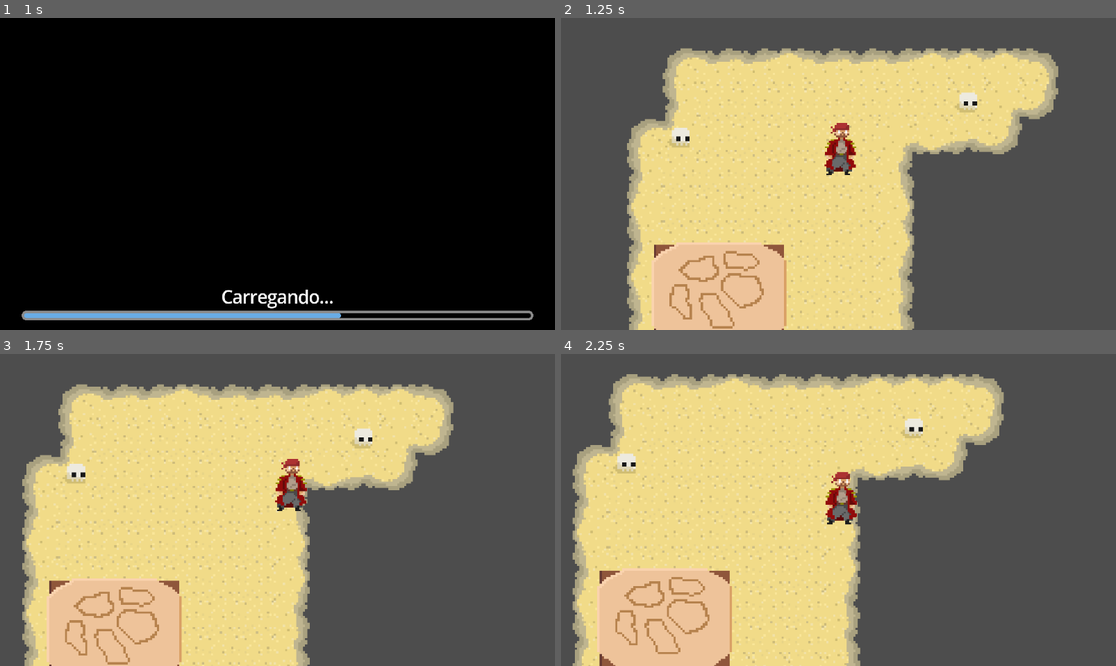
Above: before the commit, frames 1-4 (two rows, left to right).
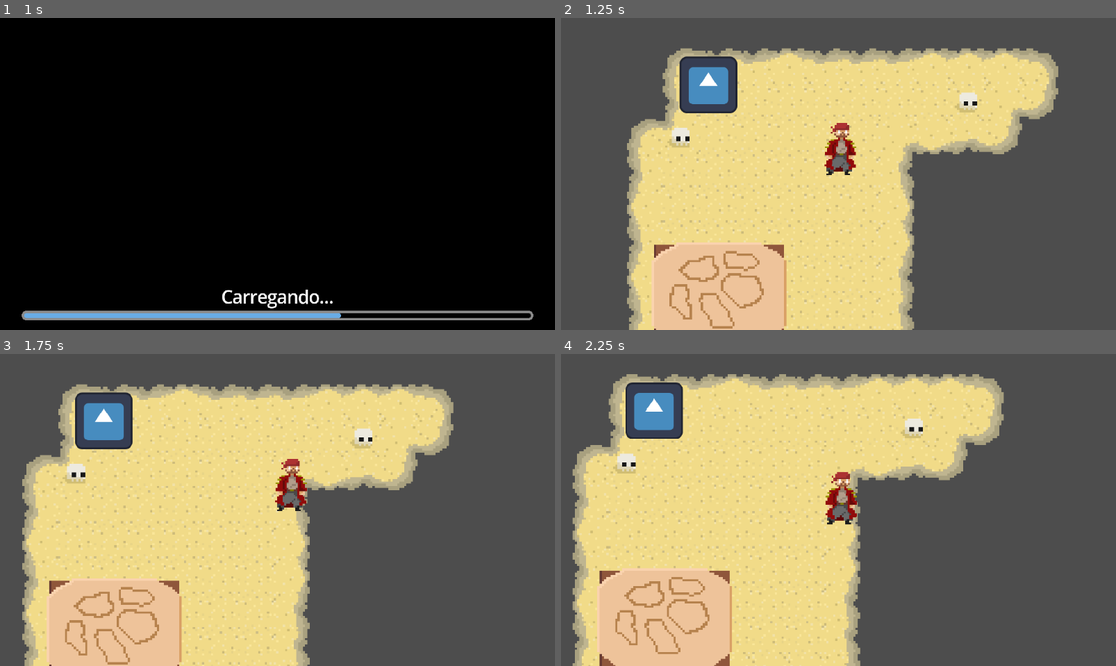
Above: after the commit, the same moments.

Repository: joaohprates/bugfeatfp
Game: Godot game, scene res://Scenes/Tela_Inicial.tscn
Two runs of this game, one before a commit and one after it. Both use one fixed random seed, a clock stepped at 60 frames per second and the inputs below. The engine's default icon, where the game draws it, is replaced by a stand-in: a white triangle on a blue panel in a dark square.
Inputs (mouse positions are in pixels of both pictures, inside the frame that each line leads up to):
- Up to frame 1 (1 s): click "JOGAR" at 0.5 s
- Up to frame 2 (1.25 s): no input
- Up to frame 3 (1.75 s): move the mouse to (399, 494) at 1.27 s; hold D (RIGHT) from 1.28 s (still down); tap E (Interact) at 1.35 s
- Up to frame 4 (2.25 s): move the mouse to (727, 525) at 2.02 s; release D (RIGHT) at 2.03 s; hold S (DOWN) from 2.03 s (still down); tap Shift (Anchor) at 2.1 s

Frame 1 is identical in both runs. In frame 2, 1.9% of the frame differs, in the area x 21-32%, y 12-31%; in frame 3, 1.9%; in frame 4, 1.9%.

Commit message:
008 - Implementação do sistema de diálogo

Diff:
--- a/BOAT-Prototype/Enemy.gd
+++ b/BOAT-Prototype/Enemy.gd
@@ -18,6 +18,13 @@
 var last_dir = 0
 var new_dir = 0
 
+var cannonBall = preload("res://Entities/cannonBall.tscn")
+var can_shoot_left = true
+var can_shoot_right = true
+@export var shoot_cooldown = 0.5
+var foe_on_r_aim = false
+var foe_on_l_aim = false
+
 @onready var det_zone = get_node("Detec_Area")
 @onready var mk = get_node("Mark")
 @onready var helm = get_node("Helm")
@@ -29,6 +36,10 @@
 	$Inner_Combat_Zone.area_exited.connect(_p_out_ic_zone)
 	$Outer_Combat_Zone.area_entered.connect(_p_in_oc_zone)
 	$Outer_Combat_Zone.area_exited.connect(_p_out_oc_zone)
+	#$RightAim.area_entered.connect(foe_on_right_a)
+	#$RightAim.area_exited.connect(foe_out_right_a)
+	#$LeftAim.area_entered.connect(foe_on_left_a)
+	#$LeftAim.area_exited.connect(foe_out_left_a)
 
 
 func _process(delta: float) -> void:
@@ -68,6 +79,15 @@
 		last_dir = 5
 	if new_dir != last_dir:
 		t_speed = 0
+
+	if foe_on_r_aim and can_shoot_right:
+		rightFire()
+	if foe_on_l_aim and can_shoot_left:
+		leftFire()
+	if $LeftAim.is_colliding() and can_shoot_left:
+		leftFire()
+	if $RightAim.is_colliding() and can_shoot_right:
+		rightFire()
 func _move():
 	speed += accel
 	speed = clamp(speed, 0, max_speed)
@@ -86,13 +106,68 @@
 func _player_a_vista (area: Area2D):
 	state = State.COMBAT
 
+func leftFire():
+	if not can_shoot_left:
+		return
+	can_shoot_left = false
+
+	var left_shoot_points = [$Left_Shoot, $Left_Shoot2, $Left_Shoot3]
+
+	for lpoint in left_shoot_points:
+		var shoot = cannonBall.instantiate()
+		shoot.dir = rotation + PI
+		shoot.pos = lpoint.global_position
+		shoot.rota = global_rotation + PI
+		get_parent().add_child(shoot)
+
+	_start_shoot_cooldown("left")
+
+func rightFire():
+	if not can_shoot_right:
+		return
+	can_shoot_right = false
+
+	var right_shoot_points = [$Right_Shoot, $Right_Shoot2, $Right_Shoot3]
+
+	for rpoint in right_shoot_points:
+		var shoot = cannonBall.instantiate()
+		shoot.dir = rotation
+		shoot.pos = rpoint.global_position
+		shoot.rota = global_rotation
+		get_parent().add_child(shoot)
+
+	_start_shoot_cooldown("right")
+
+func _start_shoot_cooldown(side: String):
+	var timer = Timer.new()
+	timer.wait_time = shoot_cooldown
+	timer.one_shot = true
+	timer.autostart = true
+	timer.timeout.connect(func():
+		if side == "left":
+			can_shoot_left = true
+		elif side == "right":
+			can_shoot_right = true
+		timer.queue_free()
+	)
+	add_child(timer)
+
+'''
+func foe_on_left_a(area : Area2D):
+	foe_on_l_aim = true
+func foe_out_left_a(area : Area2D):
+	foe_on_l_aim = false
+func foe_on_right_a(area : Area2D):
+	foe_on_r_aim = true
+func foe_out_right_a(area : Area2D):
+	foe_on_r_aim = false
+'''
+
 func _p_on_ic_zone(area : Area2D):
 	too_close = true
 func _p_out_ic_zone(area : Area2D):
 	too_close = false
 func _p_in_oc_zone(area : Area2D):
 	too_far = false
-	print('inzone')
 func _p_out_oc_zone(area : Area2D):
 	too_far = true
-	print('outofzone')
--- a/BOAT-Prototype/Entities/Enemy.tscn
+++ b/BOAT-Prototype/Entities/Enemy.tscn
@@ -48,15 +48,52 @@
 
 [node name="Outer_Combat_Zone" type="Area2D" parent="."]
 collision_layer = 0
+collision_mask = 4
 
 [node name="CollisionShape2D" type="CollisionShape2D" parent="Outer_Combat_Zone"]
 shape = SubResource("CircleShape2D_s5jqb")
 
 [node name="Inner_Combat_Zone" type="Area2D" parent="."]
 collision_layer = 0
+collision_mask = 4
 
 [node name="CollisionShape2D2" type="CollisionShape2D" parent="Inner_Combat_Zone"]
 shape = SubResource("CircleShape2D_v5eek")
 debug_color = Color(0.879525, 0.000370607, 0.824685, 0.42)
 
+[node name="Right_Shoot" type="Node2D" parent="."]
+position = Vector2(115, -14)
+
+[node name="Right_Shoot3" type="Node2D" parent="."]
+position = Vector2(115, 14)
+
+[node name="Right_Shoot2" type="Node2D" parent="."]
+position = Vector2(115, -47)
+
+[node name="Left_Shoot" type="Node2D" parent="."]
+position = Vector2(-115, -14)
+scale = Vector2(-1, -1)
+
+[node name="Left_Shoot2" type="Node2D" parent="."]
+position = Vector2(-115, 14)
+scale = Vector2(-1, -1)
+
+[node name="Left_Shoot3" type="Node2D" parent="."]
+position = Vector2(-115, -47)
+scale = Vector2(-1, -1)
+
+[node name="LeftAim" type="RayCast2D" parent="."]
+position = Vector2(-130, 0)
+target_position = Vector2(-700, 0)
+collision_mask = 4
+collide_with_areas = true
+collide_with_bodies = false
+
+[node name="RightAim" type="RayCast2D" parent="."]
+position = Vector2(65, 0)
+target_position = Vector2(700, 0)
+collision_mask = 4
+collide_with_areas = true
+collide_with_bodies = false
+
 [connection signal="area_entered" from="Detec_Area" to="." method="_on_detec_area_area_entered"]
--- a/BOAT-Prototype/Entities/b_player.tscn
+++ b/BOAT-Prototype/Entities/b_player.tscn
@@ -26,16 +26,17 @@
 texture = ExtResource("3_gur1r")
 
 [node name="Camera2D" type="Camera2D" parent="."]
+zoom = Vector2(0.5, 0.5)
 
 [node name="CollisionShape2D" type="CollisionShape2D" parent="."]
 position = Vector2(-1, 15)
 shape = ExtResource("4_n4l4i")
 
-[node name="Detec" type="Area2D" parent="."]
-collision_layer = 5
+[node name="Hitbox" type="Area2D" parent="."]
+collision_layer = 4
 collision_mask = 0
 
-[node name="CollisionShape2D" type="CollisionShape2D" parent="Detec"]
+[node name="CollisionShape2D" type="CollisionShape2D" parent="Hitbox"]
 position = Vector2(-1, 15)
 shape = ExtResource("4_n4l4i")
 debug_color = Color(0.986502, 0.113597, 3.85046e-07, 0.42)
--- /dev/null
+++ b/BOAT-Prototype/Entities/base_npc.tscn
@@ -0,0 +1,19 @@
+[gd_scene load_steps=4 format=3 uid="uid://cf6snejajmt3q"]
+
+[ext_resource type="Script" uid="uid://dwk2ajaory5fk" path="res://base_npc.gd" id="1_vygqb"]
+[ext_resource type="Texture2D" uid="uid://bc2rpomv5s4sr" path="res://icon.svg" id="2_1lpd0"]
+
+[sub_resource type="CircleShape2D" id="CircleShape2D_gmqe4"]
+radius = 29.1548
+
+[node name="BaseNPC" type="StaticBody2D"]
+script = ExtResource("1_vygqb")
+
+[node name="InteractZone" type="Area2D" parent="."]
+
+[node name="CollisionShape2D" type="CollisionShape2D" parent="InteractZone"]
+shape = SubResource("CircleShape2D_gmqe4")
+
+[node name="Sprite2D" type="Sprite2D" parent="."]
+scale = Vector2(0.2, 0.2)
+texture = ExtResource("2_1lpd0")
--- /dev/null
+++ b/BOAT-Prototype/JohnGodotData.tres
@@ -0,0 +1,10 @@
+[gd_resource type="Resource" load_steps=2 format=3 uid="uid://44sx08sf811x"]
+
+[ext_resource type="Script" uid="uid://di143p71sxuub" path="res://JohnGodotDial.gd" id="1_55eii"]
+
+[resource]
+script = ExtResource("1_55eii")
+falas = {
+"greet": ["Hello!{p=0.4} my name is [rainbow]John Godot[/rainbow] {p=0.4}, nice to meet you!", "This island is very small and very [shake]lonely[/shake]{p=0.2}.{p=0.2}.{p=0.2}. I`m glad i have a [wave]friend[/wave] now!"],
+"test": ["hola", "belo paul"]
+}
--- /dev/null
+++ b/BOAT-Prototype/JohnGodotDial.gd
@@ -0,0 +1,6 @@
+extends Resource
+
+@export var falas = {
+	"test" : ['hola', 'belo paul'],
+	'greet' : ['Hello!{p=0.4} my name is [rainbow]John Godot[/rainbow] {p=0.4}, nice to meet you!','This island is very small and very [shake]lonely[/shake]{p=0.2}.{p=0.2}.{p=0.2}. I`m glad i have a [wave]friend[/wave] now!']
+	}
--- a/BOAT-Prototype/Scenes/Room.tscn
+++ b/BOAT-Prototype/Scenes/Room.tscn
@@ -1,14 +1,18 @@
-[gd_scene load_steps=6 format=3 uid="uid://dav0i5jr0o2tb"]
+[gd_scene load_steps=8 format=3 uid="uid://dav0i5jr0o2tb"]
 
 [ext_resource type="Script" uid="uid://b51673nq87m0h" path="res://Scenes/room.gd" id="1_aaq88"]
 [ext_resource type="PackedScene" uid="uid://b0ruar5bhgln" path="res://Entities/Player.tscn" id="1_nn86p"]
 [ext_resource type="PackedScene" uid="uid://clnms1okm4epx" path="res://Entities/totem.tscn" id="2_uj218"]
+[ext_resource type="PackedScene" uid="uid://bdfrwyvcg142u" path="res://dialogue_manager.tscn" id="2_xebr5"]
 [ext_resource type="PackedScene" uid="uid://l142u5s52m26" path="res://Scenes/Terrain.tscn" id="3_uj218"]
 [ext_resource type="PackedScene" uid="uid://43hmgyj0lyfn" path="res://Scenes/pause.tscn" id="4_a2si3"]
+[ext_resource type="PackedScene" uid="uid://cf6snejajmt3q" path="res://Entities/base_npc.tscn" id="6_7gm67"]
 
 [node name="Node2D" type="Node2D"]
 scale = Vector2(0.932274, 0.915352)
 script = ExtResource("1_aaq88")
+
+[node name="DialogueManager" parent="." instance=ExtResource("2_xebr5")]
 
 [node name="Totem" parent="." instance=ExtResource("2_uj218")]
 z_index = 2
@@ -22,3 +26,6 @@
 position = Vector2(339, 226)
 
 [node name="Pause" parent="." instance=ExtResource("4_a2si3")]
+
+[node name="BaseNPC" parent="." instance=ExtResource("6_7gm67")]
+position = Vector2(359.336, 242.53)
--- a/BOAT-Prototype/Scenes/Sea.tscn
+++ b/BOAT-Prototype/Scenes/Sea.tscn
@@ -11,7 +11,6 @@
 
 [node name="B_Player" parent="." instance=ExtResource("2_5a4dd")]
 position = Vector2(549, 325)
-max_speed = 200
 
 [node name="Enemy" parent="." instance=ExtResource("3_iio4m")]
 position = Vector2(140, -91)
--- a/BOAT-Prototype/Scripts/Global.gd
+++ b/BOAT-Prototype/Scripts/Global.gd
@@ -5,6 +5,27 @@
 var Tela_Player
 var prox_cena
 
+func _ready() -> void:
+	print('Globals Loaded')
+
 func mudar_cena(path):
 	prox_cena = path
 	get_tree().change_scene_to_file("res://UI/Load_Screen.tscn")
+
+#Dialogo ----------------------------------------------------------------------
+var dialog_manager
+var dialog_box = preload("res://UI/dialog_box.tscn").instantiate()
+var dialog_lst = ['']
+var emit_name = ''
+
+func StartDialogue(dialogue, emitter):
+	print('Dialogue Started')
+	dialog_lst = dialogue
+	emit_name = emitter
+	player.UI.add_child(dialog_box)
+	dialog_box.update_message()
+
+func EndDialogue():
+	print('Dialogue Ended')
+	dialog_box.current_message = -1
+	player.active = true
--- a/BOAT-Prototype/Scripts/Interactable.gd
+++ b/BOAT-Prototype/Scripts/Interactable.gd
@@ -4,9 +4,9 @@
 
 var InRange = false
 
+
 func _on_area_entered():
 	InRange = true
-	print("entrou")
+
 func _on_area_exited():
 	InRange = false
-	print("saiu")
--- /dev/null
+++ b/BOAT-Prototype/Scripts/NPC.gd
@@ -0,0 +1,25 @@
+extends Node
+class_name NPC
+
+@onready var IZone = $InteractZone as Area2D
+
+var InRange = false
+
+signal _interacted()
+
+func _ready() -> void:
+	IZone.area_entered.connect(_entered_zone)
+	IZone.area_exited.connect(_exited_zone)
+	_interacted.connect(_on_interact)
+
+func _process(delta: float) -> void:
+	if Global.player.active == true:
+		if InRange and Input.is_action_just_pressed("Interact"):
+			emit_signal('_interacted')
+
+func _entered_zone(area : Area2D):
+	InRange = true
+func _exited_zone(area : Area2D):
+	InRange = false
+func _on_interact():
+	pass
--- /dev/null
+++ b/BOAT-Prototype/Scripts/PauseDialog.gd
@@ -0,0 +1,15 @@
+extends RefCounted
+class_name Dpause
+
+const FLOAT_PATTERN := "\\d+\\.\\d+"
+
+var pause_pos : int
+var duration : float
+
+func _init(_position: int, _tag_string: String) -> void:
+
+	var _duration_regex := RegEx.new()
+	_duration_regex.compile(FLOAT_PATTERN)
+
+	duration = float(_duration_regex.search(_tag_string).get_string())
+	pause_pos = int(clamp(_position - 1, 0, abs(_position)))
--- /dev/null
+++ b/BOAT-Prototype/Scripts/Signals.gd
@@ -0,0 +1,6 @@
+extends Node
+
+
+
+func _ready() -> void:
+	print('Signals Loaded')
--- a/BOAT-Prototype/Scripts/player.gd
+++ b/BOAT-Prototype/Scripts/player.gd
@@ -7,13 +7,20 @@
 var dir = Vector2.ZERO
 var accel = 1750
 var active = true
+var dict = {
+	1 : 2,
+	3 : 4
+}
 
 func _ready() -> void:
 	Global.player = self
 	Global.Tela_Player = UI
 func _physics_process(delta: float) -> void:
 	if active:
+		$IntArea/CollisionShape2D.disabled = false
 		move(delta)
+	else:
+		$IntArea/CollisionShape2D.disabled = true
 func _process(delta: float) -> void:
 	inputs()
 func move(delta):
--- /dev/null
+++ b/BOAT-Prototype/UI/dialog_box.gd
@@ -0,0 +1,58 @@
+extends Control
+class_name Dialogue
+
+@onready var content = get_node("MarginContainer/VBoxContainer/Panel/MarginContainer/Content")
+@onready var TypeTimer = get_node("TypeTimer")
+@onready var _calc = get_node("PauseCalculator")
+@onready var dialog = Global.dialog_lst
+@onready var nametag = $MarginContainer/VBoxContainer/PanelContainer/Name
+
+var speaking = false
+var current_message = -1
+
+func _ready() -> void:
+	print(nametag)
+	nametag.text = Global.emit_name
+	Global.dialog_box = self
+	$PauseCalculator.pause_requested.connect(_on_pause_requested)
+	$PauseTimer.timeout.connect(_on_pause_timeout)
+	TypeTimer.timeout.connect(TypeTimer_timeout)
+	content.visible_characters = 0
+
+func _process(delta: float) -> void:
+	if Input.is_action_just_pressed("Interact"):
+		if !speaking and current_message == dialog.size() - 1:
+			get_parent().remove_child(self)
+			Global.EndDialogue()
+		else:
+			update_message()
+
+func update_message():
+	if speaking:
+		speaking = false
+		TypeTimer.stop()
+		content.visible_characters = content.text.length()
+
+	else:
+		speaking = true
+		current_message += 1
+		content.visible_characters = 0
+		content.text = _calc.extract_pauses_from_string(dialog[current_message])
+		TypeTimer.start()
+
+func TypeTimer_timeout():
+	$PauseCalculator.check_at_position(content.visible_characters)
+	if content.visible_characters < content.text.length():
+		$AnimationPlayer.play("Speaker_Speak")
+		content.visible_characters += 1
+	else:
+		TypeTimer.stop()
+		speaking = false
+
+
+func _on_pause_requested(duration):
+	TypeTimer.stop()
+	$PauseTimer.wait_time = duration
+	$PauseTimer.start()
+func _on_pause_timeout():
+	TypeTimer.start()
--- /dev/null
+++ b/BOAT-Prototype/UI/dialog_box.tscn
@@ -0,0 +1,212 @@
+[gd_scene load_steps=10 format=3 uid="uid://kteb1bf5i0kr"]
+
+[ext_resource type="Script" uid="uid://o325b7n2e2dk" path="res://UI/dialog_box.gd" id="1_wc47m"]
+[ext_resource type="Texture2D" uid="uid://bsmv2jelfcly5" path="res://Assets/Modelo Personagem padrao.png" id="2_6co6m"]
+[ext_resource type="Script" uid="uid://be31b6rdkjltw" path="res://UI/pause_calculator.gd" id="2_diy2i"]
+
+[sub_resource type="StyleBoxEmpty" id="StyleBoxEmpty_cmh27"]
+
+[sub_resource type="StyleBoxFlat" id="StyleBoxFlat_wc47m"]
+bg_color = Color(0.92, 0.92, 0.92, 1)
+border_width_left = 5
+border_width_top = 5
+border_width_right = 5
+border_width_bottom = 5
+border_color = Color(1, 0.8275, 0.31, 1)
+corner_radius_top_left = 20
+corner_radius_top_right = 20
+corner_radius_bottom_right = 20
+corner_radius_bottom_left = 20
+
+[sub_resource type="StyleBoxFlat" id="StyleBoxFlat_cmh27"]
+bg_color = Color(0.92, 0.88274, 0.6716, 1)
+border_width_left = 5
+border_width_top = 5
+border_width_right = 5
+border_width_bottom = 5
+border_color = Color(1, 0.8275, 0.31, 1)
+corner_radius_top_left = 20
+corner_radius_top_right = 20
+corner_radius_bottom_right = 20
+corner_radius_bottom_left = 20
+
+[sub_resource type="Animation" id="Animation_6co6m"]
+resource_name = "Speaker_Speak"
+length = 0.05
+tracks/0/type = "bezier"
+tracks/0/imported = false
+tracks/0/enabled = true
+tracks/0/path = NodePath("Speaker/SpeakerSprite:position:x")
+tracks/0/interp = 1
+tracks/0/loop_wrap = true
+tracks/0/keys = {
+"handle_modes": PackedInt32Array(0, 0, 0),
+"points": PackedFloat32Array(122, -0.1, 0, 0.1, 0, 122, -0.1, 0, 0.1, 0, 122, -0.1, 0, 0.1, -7.5),
+"times": PackedFloat32Array(0, 0.0333333, 0.2)
+}
+tracks/1/type = "bezier"
+tracks/1/imported = false
+tracks/1/enabled = true
+tracks/1/path = NodePath("Speaker/SpeakerSprite:position:y")
+tracks/1/interp = 1
+tracks/1/loop_wrap = true
+tracks/1/keys = {
+"handle_modes": PackedInt32Array(3, 3, 3),
+"points": PackedFloat32Array(225, -0.005375, 0, 0.005375, 0, 215, -0.005375, 0, 0.005375, 0, 225, -0.006875, 0, 0.006875, 0),
+"times": PackedFloat32Array(0.001, 0.0225, 0.05)
+}
+
+[sub_resource type="Animation" id="Animation_7oaei"]
+length = 0.001
+tracks/0/type = "bezier"
+tracks/0/imported = false
+tracks/0/enabled = true
+tracks/0/path = NodePath("Speaker/SpeakerSprite:position:y:x")
+tracks/0/interp = 1
+tracks/0/loop_wrap = true
+tracks/0/keys = {
+"handle_modes": PackedInt32Array(0),
+"points": PackedFloat32Array(0, -0.1, 0, 0.1, 0),
+"times": PackedFloat32Array(0)
+}
+tracks/1/type = "bezier"
+tracks/1/imported = false
+tracks/1/enabled = true
+tracks/1/path = NodePath("Speaker/SpeakerSprite:position:y")
+tracks/1/interp = 1
+tracks/1/loop_wrap = true
+tracks/1/keys = {
+"handle_modes": PackedInt32Array(0),
+"points": PackedFloat32Array(0, -0.1, 0, 0.1, 0),
+"times": PackedFloat32Array(0)
+}
+tracks/2/type = "bezier"
+tracks/2/imported = false
+tracks/2/enabled = true
+tracks/2/path = NodePath("Speaker/SpeakerSprite:position:x")
+tracks/2/interp = 1
+tracks/2/loop_wrap = true
+tracks/2/keys = {
+"handle_modes": PackedInt32Array(0),
+"points": PackedFloat32Array(122, -0.1, 0, 0.1, 0),
+"times": PackedFloat32Array(0)
+}
+
+[sub_resource type="AnimationLibrary" id="AnimationLibrary_o26rr"]
+_data = {
+&"RESET": SubResource("Animation_7oaei"),
+&"Speaker_Speak": SubResource("Animation_6co6m")
+}
+
+[node name="DialogBox" type="Control"]
+layout_mode = 3
+anchors_preset = 15
+anchor_right = 1.0
+anchor_bottom = 1.0
+grow_horizontal = 2
+grow_vertical = 2
+script = ExtResource("1_wc47m")
+
+[node name="Speaker" type="Control" parent="."]
+layout_mode = 1
+anchor_left = 0.496528
+anchor_right = 0.999999
+anchor_bottom = 0.95
+offset_left = 217.0
+offset_top = 179.0
+offset_right = -108.999
+offset_bottom = -187.6
+metadata/_edit_lock_ = true
+
+[node name="SpeakerSprite" type="Sprite2D" parent="Speaker"]
+modulate = Color(0, 0.1, 1, 1)
+position = Vector2(122, 0)
+scale = Vector2(15, 15)
+texture = ExtResource("2_6co6m")
+
+[node name="MarginContainer" type="MarginContainer" parent="."]
+custom_minimum_size = Vector2(0, 180)
+layout_mode = 1
+anchors_preset = 12
+anchor_top = 1.0
+anchor_right = 1.0
+anchor_bottom = 1.0
+offset_top = -284.0
+grow_horizontal = 2
+grow_vertical = 0
+size_flags_horizontal = 3
+theme_override_constants/margin_left = 20
+theme_override_constants/margin_top = 20
+theme_override_constants/margin_right = 20
+theme_override_constants/margin_bottom = 20
+
+[node name="VBoxContainer" type="VBoxContainer" parent="MarginContainer"]
+layout_mode = 2
+
+[node name="PanelContainer" type="PanelContainer" parent="MarginContainer/VBoxContainer"]
+layout_mode = 2
+size_flags_horizontal = 0
+theme_override_styles/panel = SubResource("StyleBoxEmpty_cmh27")
+metadata/_edit_use_anchors_ = true
+
+[node name="Panel2" type="Panel" parent="MarginContainer/VBoxContainer/PanelContainer"]
+custom_minimum_size = Vector2(200, 60)
+layout_mode = 2
+size_flags_vertical = 0
+theme_override_styles/panel = SubResource("StyleBoxFlat_wc47m")
+
+[node name="Name" type="RichTextLabel" parent="MarginContainer/VBoxContainer/PanelContainer"]
+custom_minimum_size = Vector2(200, 60)
+layout_mode = 2
+size_flags_horizontal = 0
+size_flags_vertical = 0
+theme_override_colors/default_color = Color(0.92, 0.92, 0.92, 1)
+theme_override_colors/font_outline_color = Color(1, 0.827451, 0.309804, 1)
+theme_override_constants/outline_size = 10
+theme_override_font_sizes/normal_font_size = 15
+bbcode_enabled = true
+text = "Character Name"
+fit_content = true
+autowrap_mode = 0
+horizontal_alignment = 1
+vertical_alignment = 1
+
+[node name="MarginContainer" type="MarginContainer" parent="MarginContainer/VBoxContainer/PanelContainer"]
+layout_mode = 2
+
+[node name="Panel" type="Panel" parent="MarginContainer/VBoxContainer"]
+custom_minimum_size = Vector2(0, 180)
+layout_mode = 2
+theme_override_styles/panel = SubResource("StyleBoxFlat_cmh27")
+
+[node name="MarginContainer" type="MarginContainer" parent="MarginContainer/VBoxContainer/Panel"]
+layout_mode = 1
+anchors_preset = 15
+anchor_right = 1.0
+anchor_bottom = 1.0
+grow_horizontal = 2
+grow_vertical = 2
+theme_override_constants/margin_left = 20
+theme_override_constants/margin_top = 20
+theme_override_constants/margin_right = 20
+theme_override_constants/margin_bottom = 20
+
+[node name="Content" type="RichTextLabel" parent="MarginContainer/VBoxContainer/Panel/MarginContainer"]
+layout_mode = 2
+theme_override_colors/font_outline_color = Color(1, 0.827451, 0.309804, 1)
+theme_override_constants/outline_size = 10
+bbcode_enabled = true
+text = "FALA DA PERSONAGEM"
+
+[node name="TypeTimer" type="Timer" parent="."]
+wait_time = 0.05
+
+[node name="PauseCalculator" type="Node" parent="."]
+script = ExtResource("2_diy2i")
+
+[node name="PauseTimer" type="Timer" parent="."]
+
+[node name="AnimationPlayer" type="AnimationPlayer" parent="."]
+libraries = {
+&"": SubResource("AnimationLibrary_o26rr")
+}
--- /dev/null
+++ b/BOAT-Prototype/UI/pause_calculator.gd
@@ -0,0 +1,74 @@
+extends Node
+class_name PauseCalculator
+
+var pauses := [] as Array
+const PAUSE_PATTERN = "({p=\\d([.]\\d+)?[}])"
+var _pause_regex = RegEx.new()
+
+const FLOAT_PATTERN := "\\d+\\.\\d+"
+const BBCODE_I_PATTERN := "\\[(?!\\/)(.*?)\\]"
+const BBCODE_E_PATTERN := "\\[\\/(.*?)\\]"
+
+const CUSTOM_TAG_PATTERN := "({(.*?)})"
+
+var _float_regex := RegEx.new()
+var _bbcode_i_regex := RegEx.new()
+var _bbcode_e_regex := RegEx.new()
+var _custom_tag_regex := RegEx.new()
+
+signal pause_requested(duration)
+
+func check_at_position(pos: int) -> void:
+	for _pause in pauses:
+		if _pause.pause_pos == pos:
+			emit_signal("pause_requested", _pause.duration)
+
+func _adjust_position(pos: int, source_string: String) -> int:
+
+	# Previous tags
+	var _new_pos := pos
+	var _left_of_pos := source_string.left(pos)
+
+	var _all_prev_tags := _custom_tag_regex.search_all(_left_of_pos)
+	for _tag_result in _all_prev_tags:
+		_new_pos -= _tag_result.get_string().length()
+
+	var _all_prev_start_bbcodes := _bbcode_i_regex.search_all(_left_of_pos)
+	for _tag_result in _all_prev_start_bbcodes:
+		_new_pos -= _tag_result.get_string().length()
+
+	var _all_prev_end_bbcodes := _bbcode_e_regex.search_all(_left_of_pos)
+	for _tag_result in _all_prev_end_bbcodes:
+		_new_pos -= _tag_result.get_string().length()
+
+	return _new_pos
+
+func _ready() -> void:
+	_pause_regex.compile(PAUSE_PATTERN)
+
+	_float_regex.compile(FLOAT_PATTERN)
+	_bbcode_i_regex.compile(BBCODE_I_PATTERN)
+	_bbcode_e_regex.compile(BBCODE_E_PATTERN)
+	_custom_tag_regex.compile(CUSTOM_TAG_PATTERN)
+
+
+func extract_pauses_from_string(source_string : String) -> String:
+	pauses = []
+	_find_pauses(source_string)
+	return _extract_tags(source_string)
+
+func _find_pauses(from_string: String) -> void:
+
+	var _found_pauses := _pause_regex.search_all(from_string)
+
+	for _pause_regex_result in _found_pauses:
+		var _tag_string := _pause_regex_result.get_string() as String
+		var _tag_position := _adjust_position(
+			_pause_regex_result.get_start(),
+			from_string
+		)
+		var _pause = Dpause.new(_tag_position, _tag_string)
+		pauses.append(_pause)
+
+func _extract_tags(from_string: String) -> String:
+	return _custom_tag_regex.sub(from_string, "", true)
--- /dev/null
+++ b/BOAT-Prototype/base_npc.gd
@@ -0,0 +1,10 @@
+extends NPC
+
+var dials = preload("res://JohnGodotData.tres")
+var nome = "John Godot"
+var dialogues = {'test' : ['This is a test dialogue.{p=1.0} That was a pause test', 'Good morning.{p=0.5} [wave]Good Evening[/wave].{p=0.5} And Good Night', '[shake]Fuck you[/shake]']}
+var fala = dials.falas['greet']
+func _on_interact():
+	if Global.player.active == true:
+		Global.StartDialogue(fala, nome)
+		Global.player.active = false
--- /dev/null
+++ b/BOAT-Prototype/dialogue_manager.gd
@@ -0,0 +1,11 @@
+extends Node2D
+class_name DialogManager
+
+var dialog_box = preload("res://UI/dialog_box.tscn").instantiate()
+var dialog_lst = ['']
+
+signal StartDialogue(dialogue : Array[String])
+signal EndDialogue()
+
+func _ready() -> void:
+	Global.dialog_manager = self
--- /dev/null
+++ b/BOAT-Prototype/dialogue_manager.tscn
@@ -0,0 +1,6 @@
+[gd_scene load_steps=2 format=3 uid="uid://bdfrwyvcg142u"]
+
+[ext_resource type="Script" uid="uid://b0x4p2tchq041" path="res://dialogue_manager.gd" id="1_k6lpl"]
+
+[node name="DialogueManager" type="Node2D"]
+script = ExtResource("1_k6lpl")
--- a/BOAT-Prototype/project.godot
+++ b/BOAT-Prototype/project.godot
@@ -18,6 +18,7 @@
 [autoload]
 
 Global="*res://Scripts/Global.gd"
+Signals="*res://Scripts/Signals.gd"
 
 [global_group]
 
@@ -72,6 +73,7 @@
 Interact={
 "deadzone": 0.2,
 "events": [Object(InputEventKey,"resource_local_to_scene":false,"resource_name":"","device":-1,"window_id":0,"alt_press …(192 unchanged characters)…
+, Object(InputEventKey,"resource_local_to_scene":false,"resource_name":"","device":-1,"window_id":0,"alt_pressed":false,"shift_pressed":false,"ctrl_pressed":false,"meta_pressed":false,"pressed":false,"keycode":0,"physical_keycode":70,"key_label":0,"unicode":102,"location":0,"echo":false,"script":null)
 ]
 }
 EndAction={
@@ -91,6 +93,12 @@
 ]
 }
 
+[layer_names]
+
+2d_physics/layer_1="Terrain"
+2d_physics/layer_3="Player Hitbox"
+2d_physics/layer_4="Enemy Hitbox"
+
 [rendering]
 
 textures/canvas_textures/default_texture_filter=0
--- a/BOAT-Prototype/totem.gd
+++ b/BOAT-Prototype/totem.gd
@@ -3,10 +3,12 @@
 @onready var exp = preload("res://UI/Expedition.tscn")
 
 func _ready() -> void:
-	pass
+	$Area2D.area_exited.connect(_on_area_exit)
 func _process(delta: float) -> void:
 	if InRange and Input.is_action_just_pressed("Interact"):
 		Global.player.UI.add_child(exp.instantiate())
 
 func _on_area_2d_area_entered(area: Area2D) -> void:
 	InRange = true
+func _on_area_exit(area : Area2D):
+	InRange = false
Not shown, added: BOAT-Prototype/JohnGodotDial.gd.uid
Not shown, added: BOAT-Prototype/Scripts/NPC.gd.uid
Not shown, added: BOAT-Prototype/Scripts/PauseDialog.gd.uid
Not shown, added: BOAT-Prototype/Scripts/Signals.gd.uid
Not shown, added: BOAT-Prototype/UI/dialog_box.gd.uid
Not shown, added: BOAT-Prototype/UI/pause_calculator.gd.uid
Not shown, added: BOAT-Prototype/base_npc.gd.uid
Not shown, added: BOAT-Prototype/dialogue_manager.gd.uid
Not shown, added: BOAT-Prototype/UI/dialog_box.tscn11046673852.tmp
